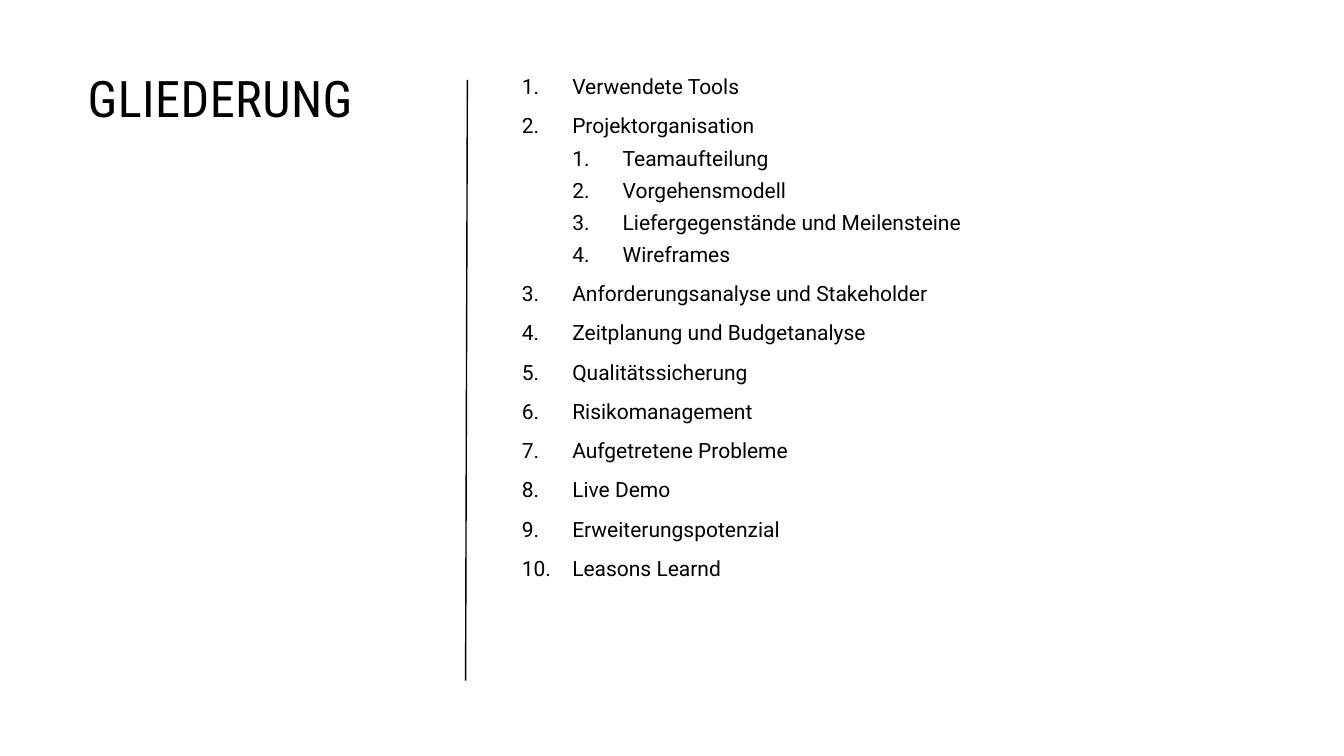
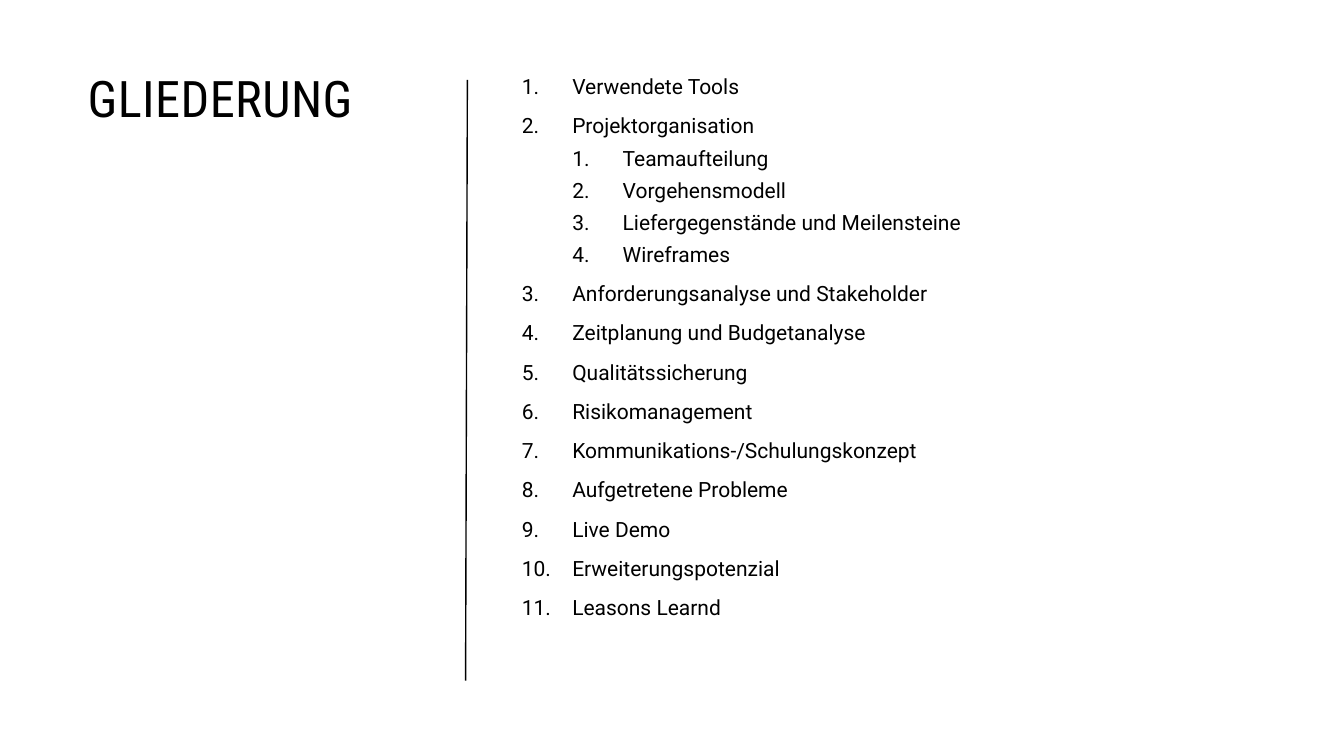
Before and after one commit to malu254/Eifrige-Otter-PM, a slide deck: slide 2 of Abgabe/Dokumentation/Präsentation.pptx. Drawn at 1344x756 pixels with LibreOffice and Linux fonts; fonts in the diff are those of the drawing. Boxes give left, top, right and bottom in pixels: in the first picture for what was removed or moved away, otherwise in the second. Text is boxed around its words. In the diff, an @@ line names an element or a change of style, - is before the commit and + after.

```diff
--- a/Abgabe/Dokumentation/Präsentation.pptx
+++ b/Abgabe/Dokumentation/Präsentation.pptx
@@ text at [572,442,916,463]: paragraph added @@
+7. Kommunikations-/Schulungskonzept
```
Also in this commit, not shown: 18 other slides changed, 1 other file.
